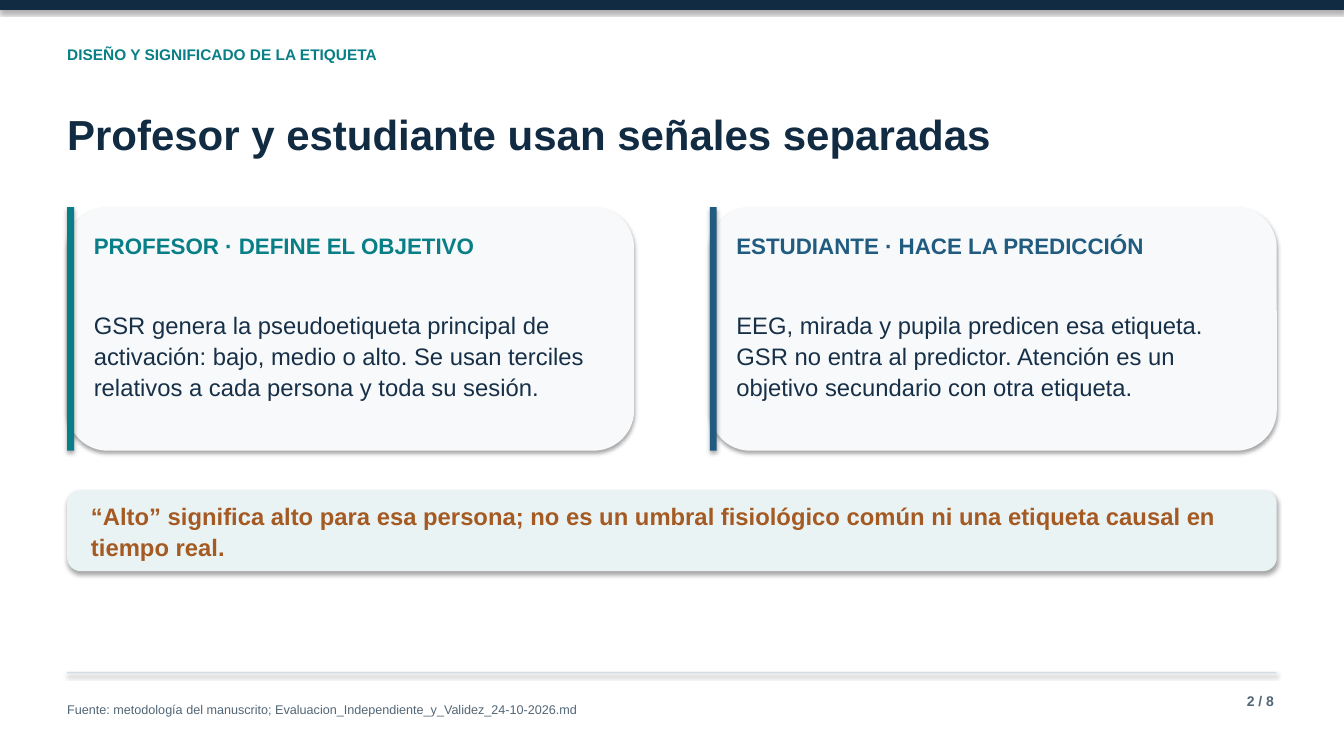
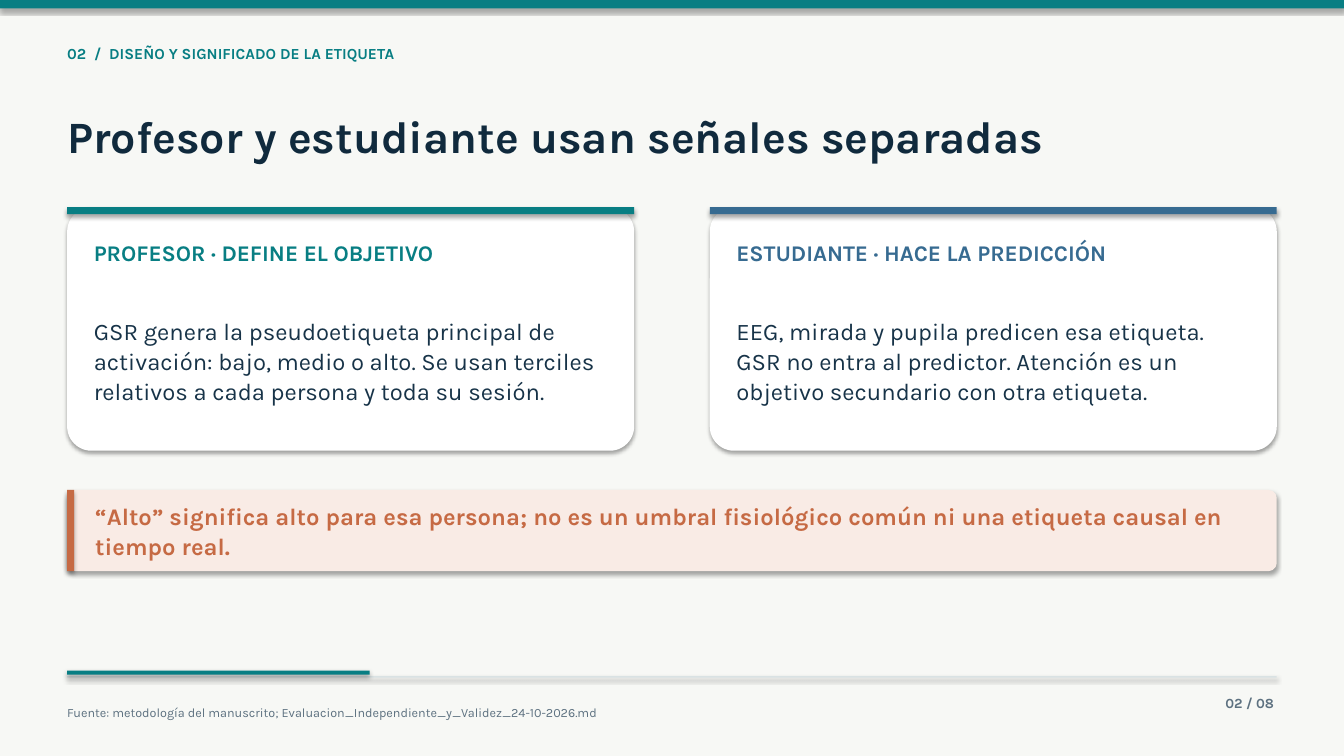
Before and after one commit to marioromero00/Tesis_MDS, a slide deck: slide 2 of presentaciones/Avances-Experimentales-Simplificados-24-10-2026.pptx. Drawn at 1344x756 pixels with LibreOffice and Linux fonts; fonts in the diff are those of the drawing. Boxes give left, top, right and bottom in pixels: in the first picture for what was removed or moved away, otherwise in the second. Text is boxed around its words. In the diff, an @@ line names an element or a change of style, - is before the commit and + after.

Commit message:
Mejorar diseño visual de presentación de avances

```diff
--- a/presentaciones/Avances-Experimentales-Simplificados-24-10-2026.pptx
+++ b/presentaciones/Avances-Experimentales-Simplificados-24-10-2026.pptx
@@ background #FFFFFF to #F7F8F5 @@
@@ rectangle at (0, 0, 1344, 8): fill #102B42 to #087E83 @@
@@ text at (67, 46, 394, 62): text changed; font Arial to Karla; text colour #087F86 to #087E83 @@
-DISEÑO Y SIGNIFICADO DE LA ETIQUETA
+02 / DISEÑO Y SIGNIFICADO DE LA ETIQUETA
@@ text "Profesor y estudiante usan señales ..." at (67, 120, 1043, 164): size 30 to 32 pt, font Arial to Karla, text colour #102B42 to #102A3D; line spacing 1.08 to 1.04 @@
@@ rounded rectangle at (68, 208, 634, 452): fill #F7F9FB to #FFFFFF; proportions changed @@
@@ rectangle removed at (68, 208, 75, 452) @@
@@ rectangle added at (68, 208, 634, 215), fill #087E83 @@
@@ rounded rectangle at (710, 208, 1276, 452): fill #F7F9FB to #FFFFFF; proportions changed @@
@@ rectangle removed at (710, 208, 717, 452) @@
@@ rectangle added at (710, 208, 1276, 215), fill #376B91 @@
@@ text "PROFESOR · DEFINE EL OBJETIVO": place and size @@
-text "PROFESOR · DEFINE EL OBJETIVO" at (94, 238, 474, 255)
+text "PROFESOR · DEFINE EL OBJETIVO" at (94, 246, 434, 262)
@@ text "PROFESOR · DEFINE EL OBJETIVO" at (94, 246, 434, 262): font Arial to Karla, text colour #087F86 to #087E83; line spacing 1.08 to 1.04 @@
@@ text "ESTUDIANTE · HACE LA PREDICCIÓN" at (736, 240, 1106, 262): font Arial to Karla, text colour #215C80 to #376B91; line spacing 1.08 to 1.04 @@
@@ text "GSR genera la pseudoetiqueta principal ...": place and size @@
-text "GSR genera la pseudoetiqueta principal ..." at (94, 316, 583, 401)
+text "GSR genera la pseudoetiqueta principal ..." at (94, 323, 595, 406)
@@ text "GSR genera la pseudoetiqueta principal ..." at (94, 323, 595, 406): font Arial to Karla, text colour #173047 to #173348; line spacing 1.08 to 1.04 @@
@@ text "EEG, mirada y pupila predicen ..." at (736, 323, 1204, 406): font Arial to Karla, text colour #173047 to #173348; line spacing 1.08 to 1.04 @@
@@ text "EEG, mirada y pupila predicen ...": place and size @@
-text "EEG, mirada y pupila predicen ..." at (736, 316, 1202, 401)
+text "EEG, mirada y pupila predicen ..." at (736, 323, 1204, 406)
@@ rounded rectangle at (68, 490, 1277, 572): fill #EAF3F4 to #F9EBE5; proportions changed @@
@@ rectangle added at (68, 490, 75, 572), fill #C66A44 @@
@@ text "“Alto” significa alto para esa ..." at (95, 506, 1221, 561): font Arial to Karla, text colour #A45A22 to #C66A44; line spacing 1.08 to 1.04 @@
@@ text "Fuente: metodología del manuscrito; Evaluacion_Independiente ..." at (67, 707, 597, 720): font Arial to Karla, text colour #536675 to #5D7180; line spacing 1.08 to 1.04 @@
@@ rectangle: place and size @@
-rectangle at (68, 673, 1277, 674)
+rectangle at (68, 677, 1277, 678)
@@ rectangle at (68, 677, 1277, 678): fill #D4DFE5 to #D9E2E3 @@
@@ rectangle added at (68, 670, 370, 675), fill #087E83 @@
@@ text added at (1225, 699, 1274, 708), 10 pt, text #5D7180, bold @@
+02 / 08
@@ text removed at (1247, 696, 1274, 706) @@
-2 / 8
```
Also in this commit, not shown: 7 other slides changed, 12 other files.
